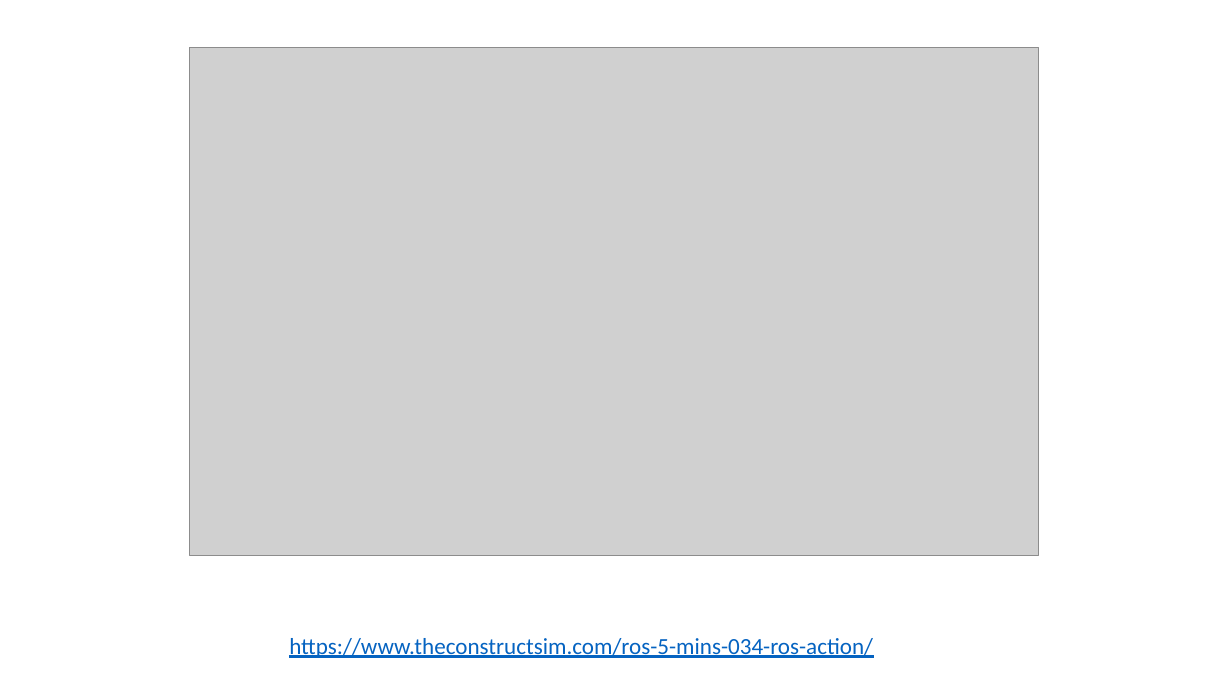
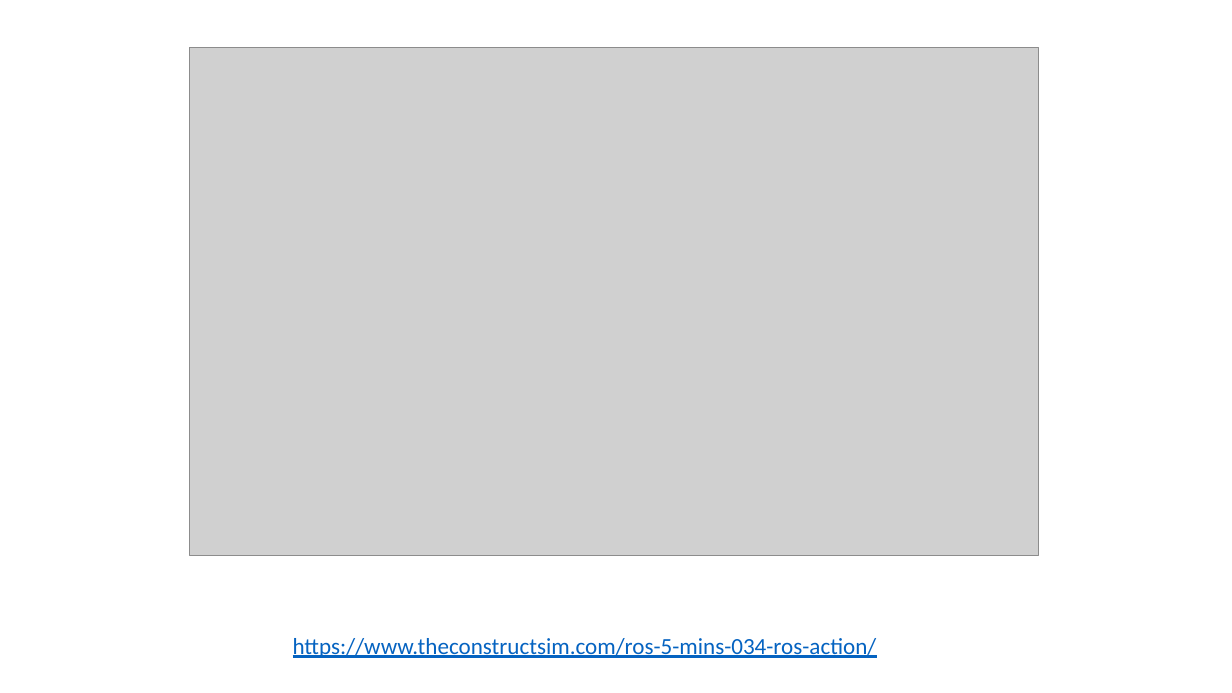
Before and after one commit to letrthong/ros2, a slide deck: slide 6 of ros2.pptx (slide 5 before the commit). Drawn at 1232x693 pixels with LibreOffice and Linux fonts; fonts in the diff are those of the drawing; grey boxes stand for pictures. Boxes give left, top, right and bottom in pixels: in the first picture for what was removed or moved away, otherwise in the second. Text is boxed around its words. In the diff, an @@ line names an element or a change of style, - is before the commit and + after.

```diff
--- a/ros2.pptx
+++ b/ros2.pptx
@@ text "https://www.theconstructsim.com/ros-5-mins-034-ros-action/": place and size @@
-text "https://www.theconstructsim.com/ros-5-mins-034-ros-action/" at [289,638,873,658]
+text "https://www.theconstructsim.com/ros-5-mins-034-ros-action/" at [293,638,877,658]
```
Also in this commit, not shown: 1 other slide changed, 1 slide added, 1 other file.
